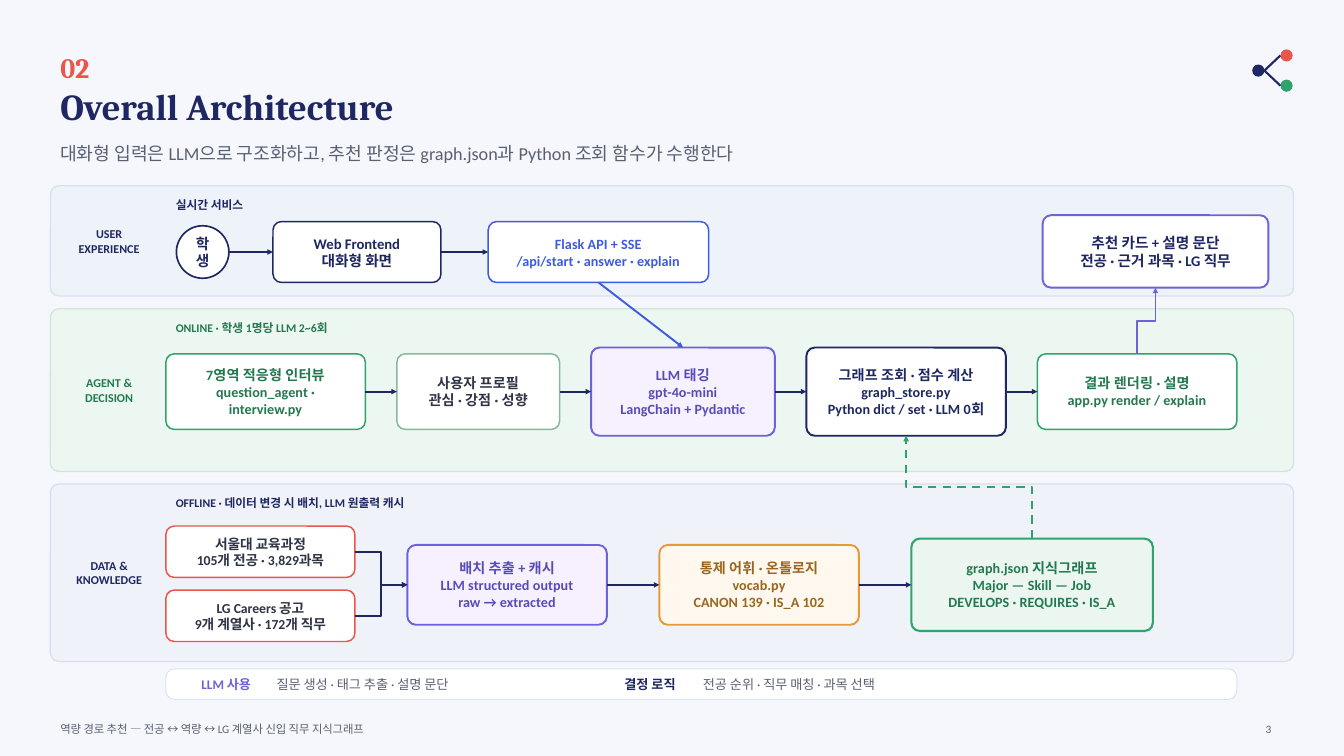
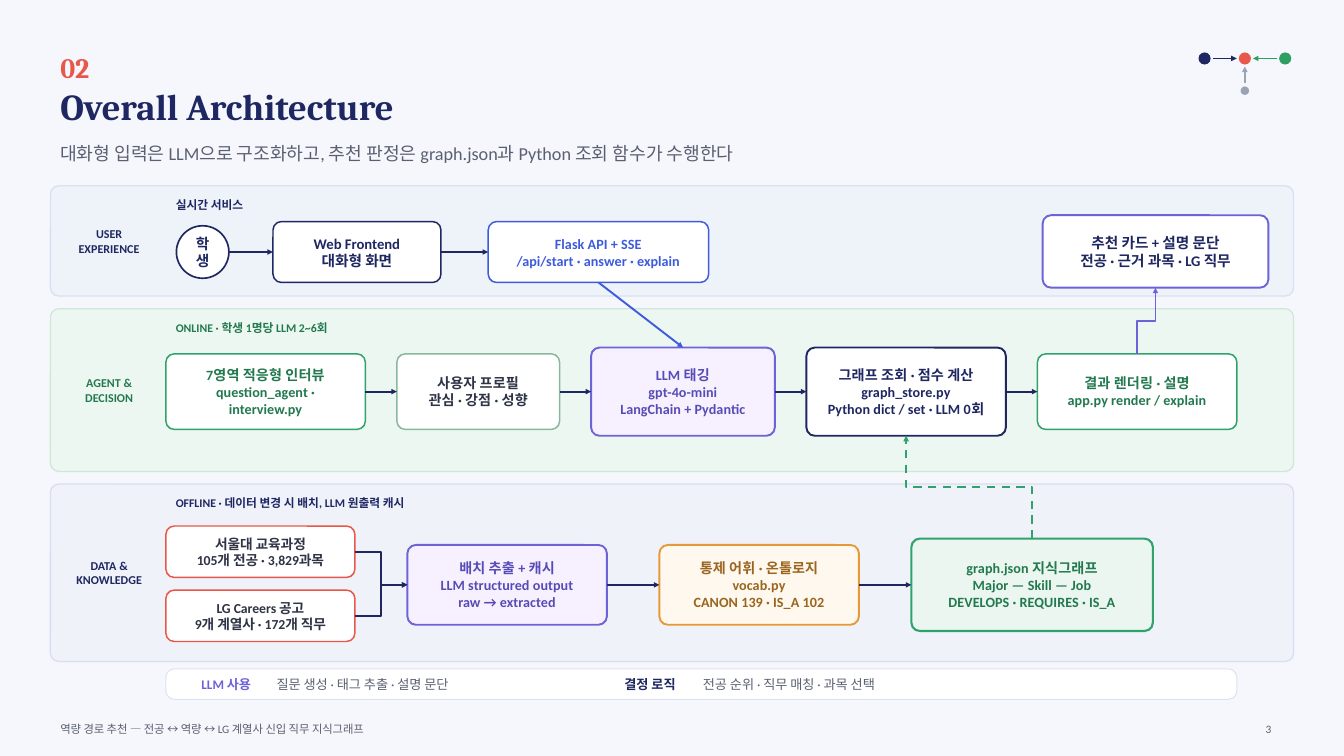
Before and after one commit to KU-CS-HTG/LG-CNS-KG-Project-1, a slide deck: slide 3 of docs/발표/presentation_version2.pptx. Drawn at 1344x756 pixels with LibreOffice and Linux fonts; fonts in the diff are those of the drawing. Boxes give left, top, right and bottom in pixels: in the first picture for what was removed or moved away, otherwise in the second. Text is boxed around its words. In the diff, an @@ line names an element or a change of style, - is before the commit and + after.

```diff
--- a/docs/발표/presentation_version2.pptx
+++ b/docs/발표/presentation_version2.pptx
@@ ellipse moved from (x1=1252, y1=65, x2=1264, y2=77) to (x1=1199, y1=52, x2=1211, y2=65) @@
@@ arrow added from (1213, 58) to (1237, 58), #1E2761 1 pt @@
@@ ellipse moved from (x1=1280, y1=49, x2=1293, y2=62) to (x1=1239, y1=52, x2=1251, y2=65) @@
@@ line moved from (1264, 71) - (1280, 55) to (1277, 58) - (1253, 58) @@
@@ line (1277, 58) - (1253, 58): line to arrow; stroke #1E2761 1.5 pt to #2F9E63 1 pt @@
@@ ellipse moved from (x1=1280, y1=80, x2=1293, y2=92) to (x1=1279, y1=52, x2=1292, y2=65) @@
@@ ellipse at (x1=1279, y1=52, x2=1292, y2=65): fill #2FA36B to #2F9E63 @@
@@ ellipse added at (x1=1241, y1=87, x2=1249, y2=95), fill #9AA3B2 @@
@@ line moved from (1264, 71) - (1280, 86) to (1245, 83) - (1245, 67) @@
@@ line (1245, 83) - (1245, 67): line to arrow; stroke #1E2761 1.5 pt to #9AA3B2 1 pt @@
```
Also in this commit, not shown: 7 other slides changed, 16 other files.
